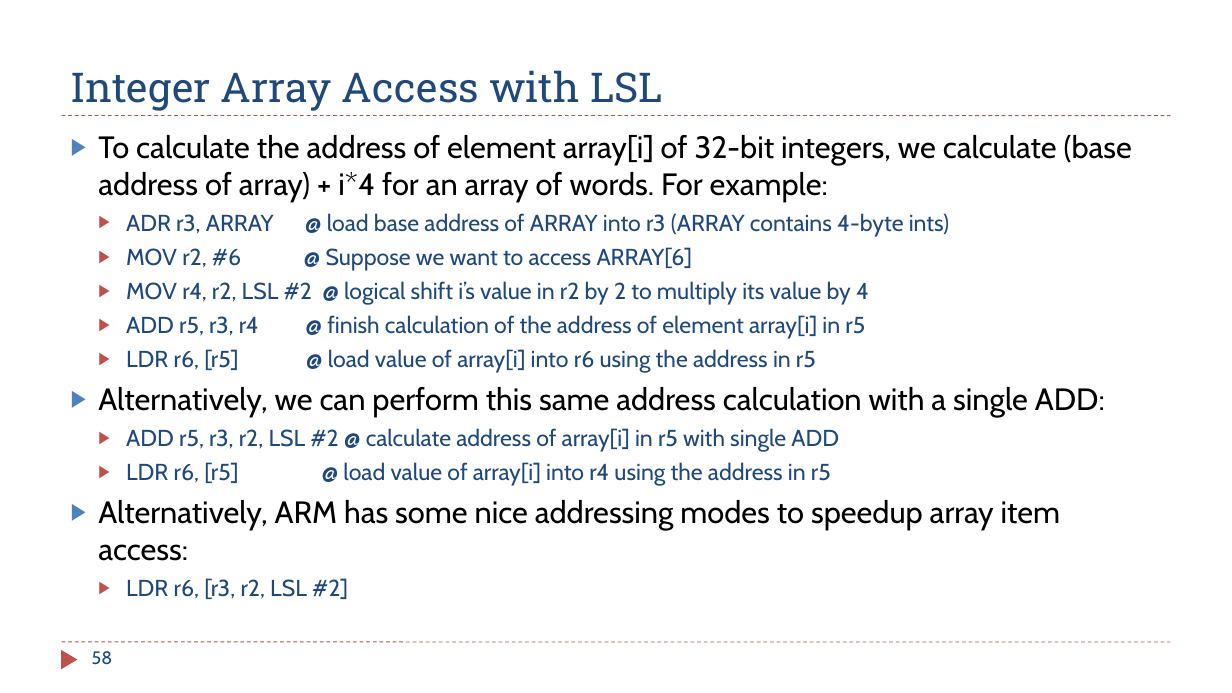
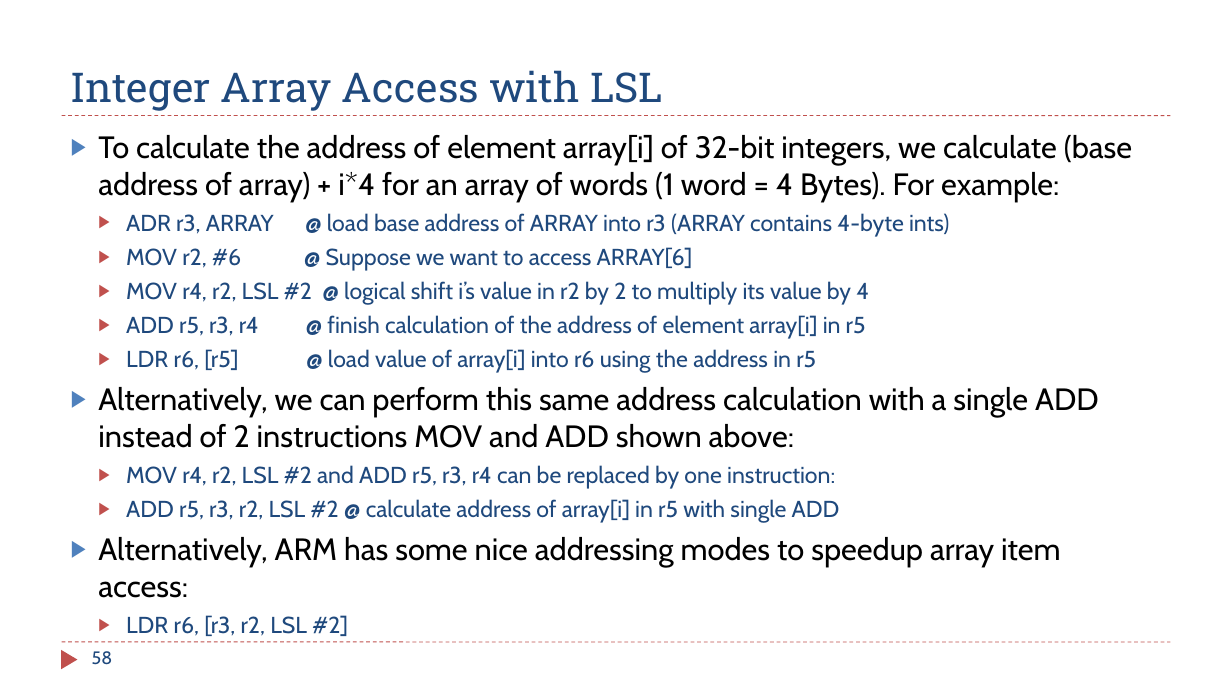
Before and after one commit to guhofstra/CSC111Sp26, a slide deck: slide 58 of PPTs/Ch4_ARM_Arithmetic_Logic.pptx. Drawn at 1232x693 pixels with LibreOffice and Linux fonts; fonts in the diff are those of the drawing. Boxes give left, top, right and bottom in pixels: in the first picture for what was removed or moved away, otherwise in the second. Text is boxed around its words. In the diff, an @@ line names an element or a change of style, - is before the commit and + after.

```diff
--- a/PPTs/Ch4_ARM_Arithmetic_Logic.pptx
+++ b/PPTs/Ch4_ARM_Arithmetic_Logic.pptx
@@ text at (98,135,1132,202): text changed @@
-▶ To calculate the address of element array[i] of 32-bit integers, we calculate (base address of array) + i*4 for an array of words. For example:
+▶ To calculate the address of element array[i] of 32-bit integers, we calculate (base address of array) + i*4 for an array of words (1 word = 4 Bytes). For example:
@@ text at (98,387,1099,489): text changed @@
-▶ Alternatively, we can perform this same address calculation with a single ADD:
+▶ Alternatively, we can perform this same address calculation with a single ADD instead of 2 instructions MOV and ADD shown above:
+  ▶ MOV r4, r2, LSL #2 and ADD r5, r3, r4 can be replaced by one instruction:
@@ text at (126,462,831,486): paragraph removed @@
-  ▶ LDR r6, [r5] @ load value of array[i] into r4 using the address in r5
```
Also in this commit, not shown: 12 other slides changed, 1 slide added, 2 other files.
